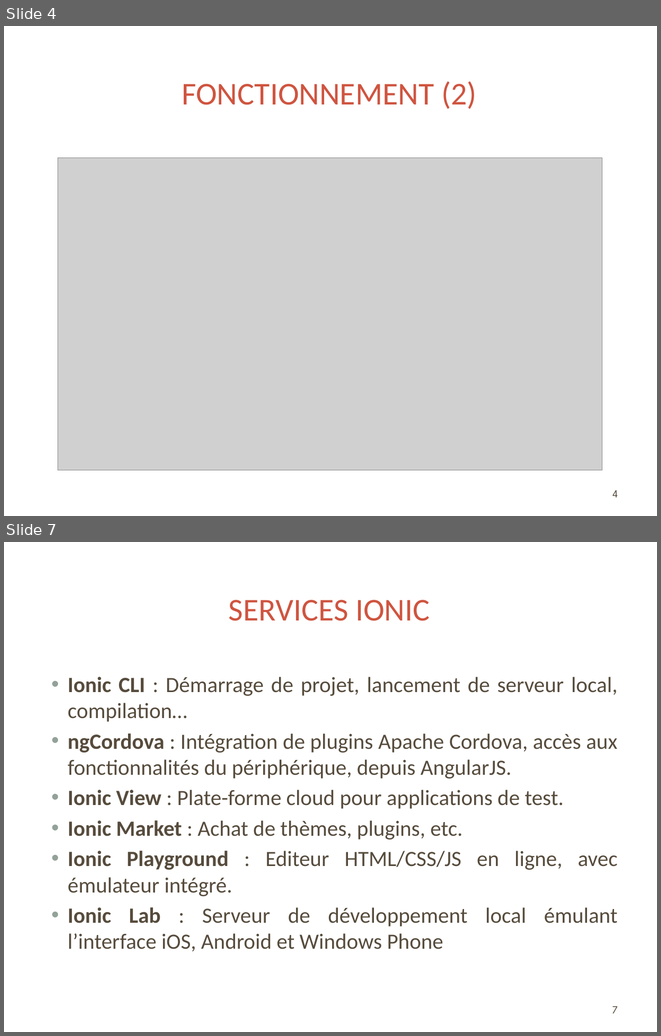
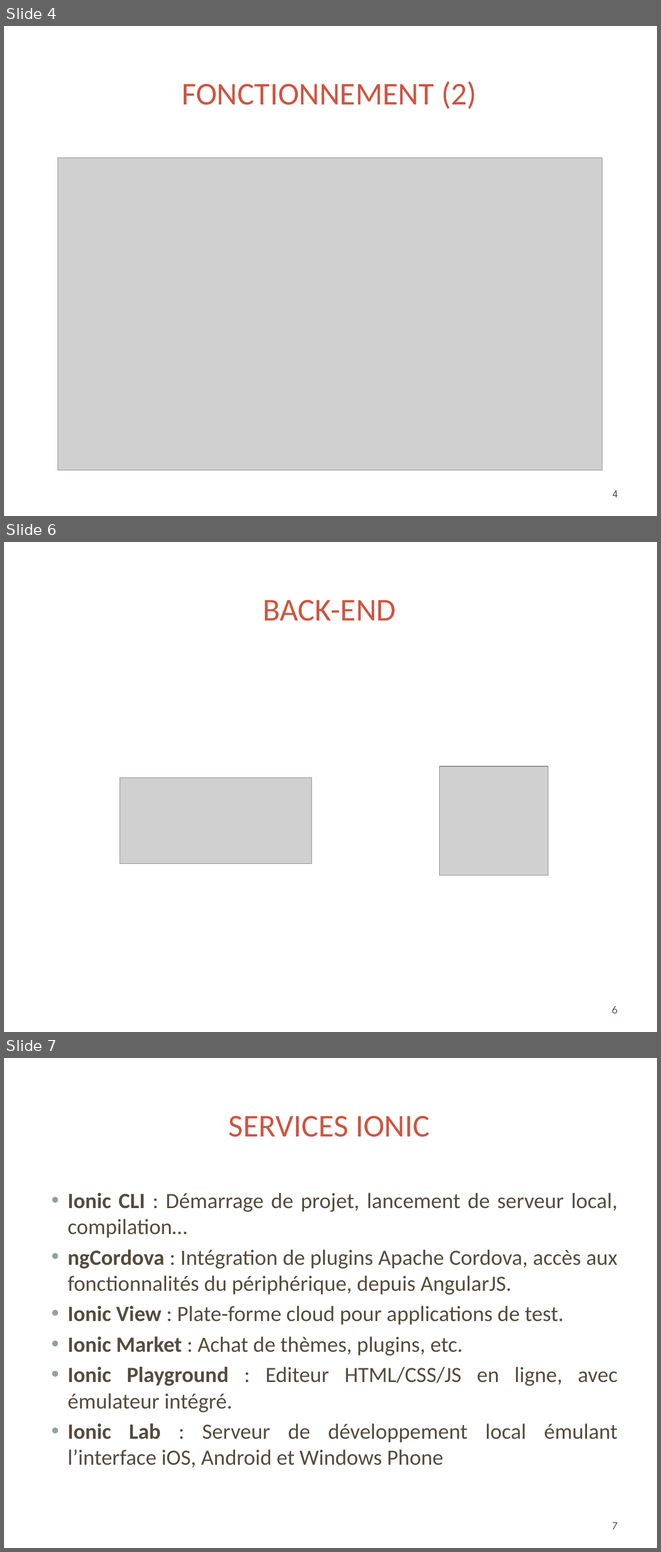
Before and after one commit to rikoste/ionicApp, a slide deck: presentation.pptx. Shown one above the other, each under a label of ours: slides 4 and 7 before the commit, slides 4, 6 and 7 after it; the slides between them are not shown. The pictures are 661x1036 and 661x1552 pixels, drawn with LibreOffice and Linux fonts; fonts in the diff are those of the drawing; grey boxes stand for pictures; background and template pictures are left out. Boxes give left, top, right and bottom in pixels: in the first picture for what was removed or moved away, otherwise in the second. Text is boxed around its words. In the diff, an @@ line names an element or a change of style, - is before the commit and + after.

Commit message:
Modif Partie Back & front end

```diff
--- a/presentation.pptx
+++ b/presentation.pptx
@@ slide 6 added at [4,542,657,1032], background picture (left out); not listed: 3 template elements that a slide beside it also shows @@
@@ title added at [263,600,396,621], 35 pt, text #CF543F @@
+BACK-END
@@ picture added at [120,778,311,863] @@
@@ picture added at [440,766,548,875] @@
@@ page number added at [612,1006,618,1013], 12 pt, text #564B3C @@
+6
```
Also in this commit, not shown: 1 slide changed, 1 slide removed.
